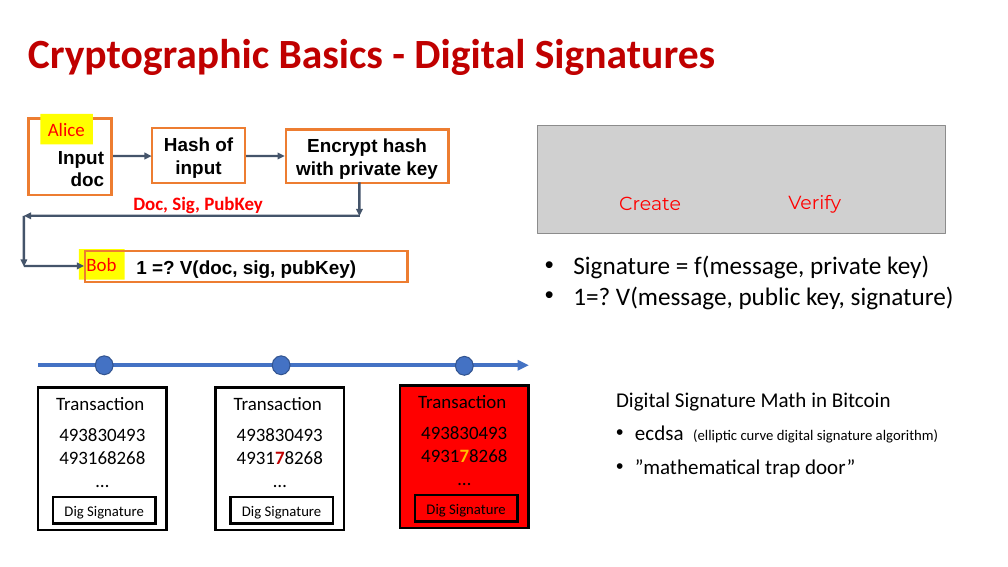
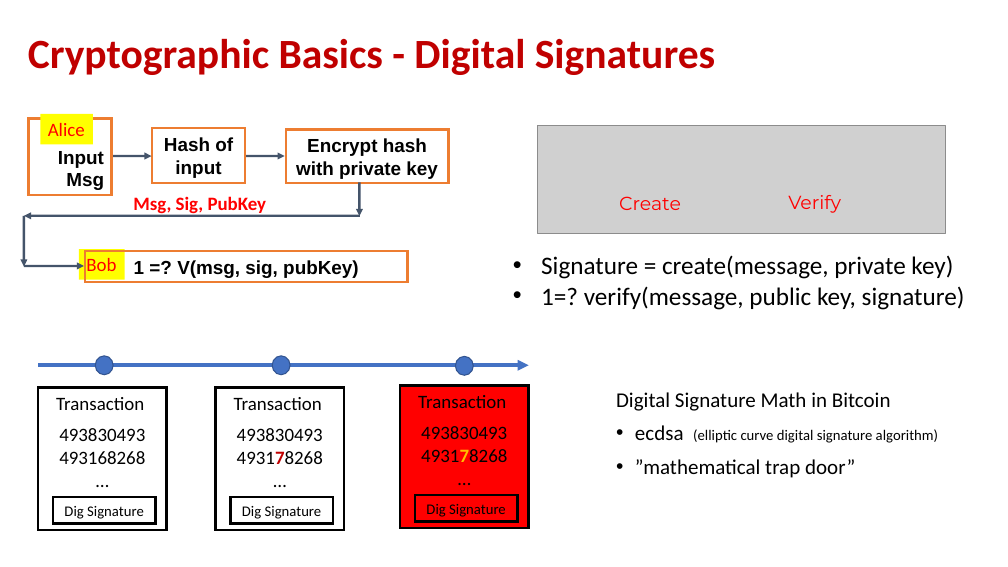
Before and after one commit to andyplusplus/blockchain, a slide deck: slide 1 of how_bitcoin_works/How_01_Cryptographic_Basics.pptx. Drawn at 1008x567 pixels with LibreOffice and Linux fonts; fonts in the diff are those of the drawing; grey boxes stand for pictures. Boxes give left, top, right and bottom in pixels: in the first picture for what was removed or moved away, otherwise in the second. Text is boxed around its words. In the diff, an @@ line names an element or a change of style, - is before the commit and + after.

```diff
--- a/how_bitcoin_works/How_01_Cryptographic_Basics.pptx
+++ b/how_bitcoin_works/How_01_Cryptographic_Basics.pptx
@@ text in rectangle at (58,151,104,190): text changed @@
-Input doc
+Input
+Msg
@@ text at (133,196,267,215): text changed @@
-Doc, Sig, PubKey
+Msg, Sig, PubKey
@@ text in rectangle at (134,260,359,278): text changed @@
-1 =? V(doc, sig, pubKey)
+1 =? V(msg, sig, pubKey)
@@ text at (541,255,965,310): text changed @@
-• Signature = f(message, private key)
-• 1=? V(message, public key, signature)
+• Signature = create(message, private key)
+• 1=? verify(message, public key, signature)
```
Also in this commit, not shown: 7 other files.
